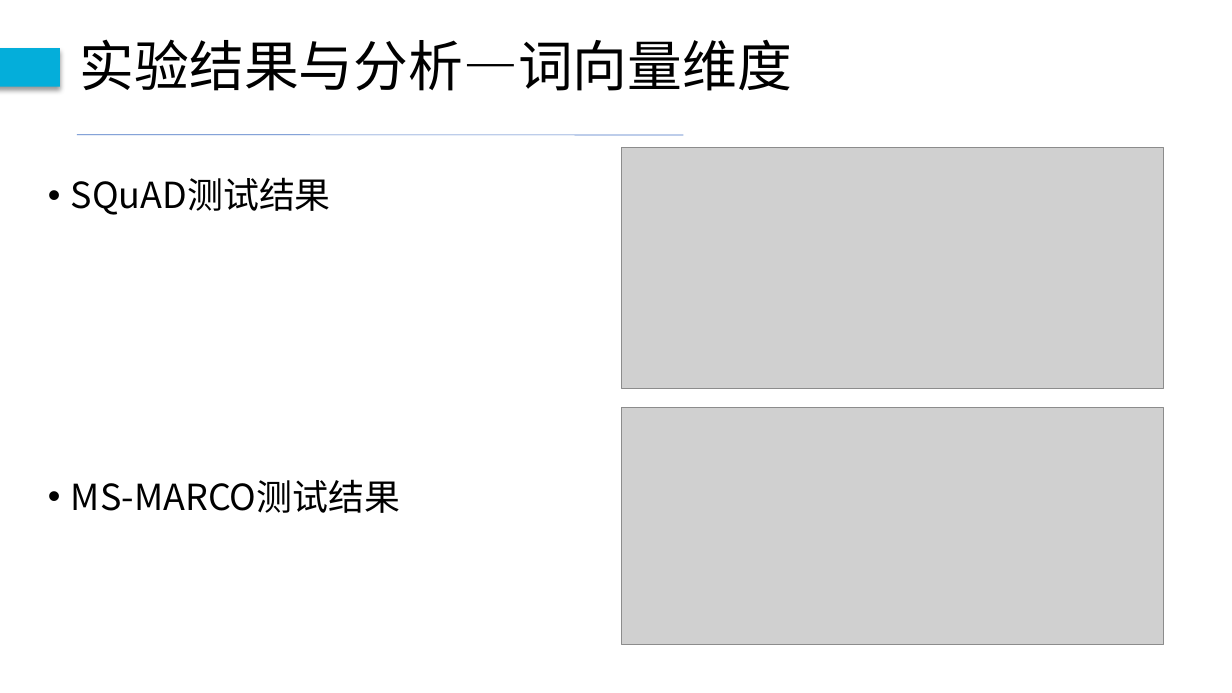
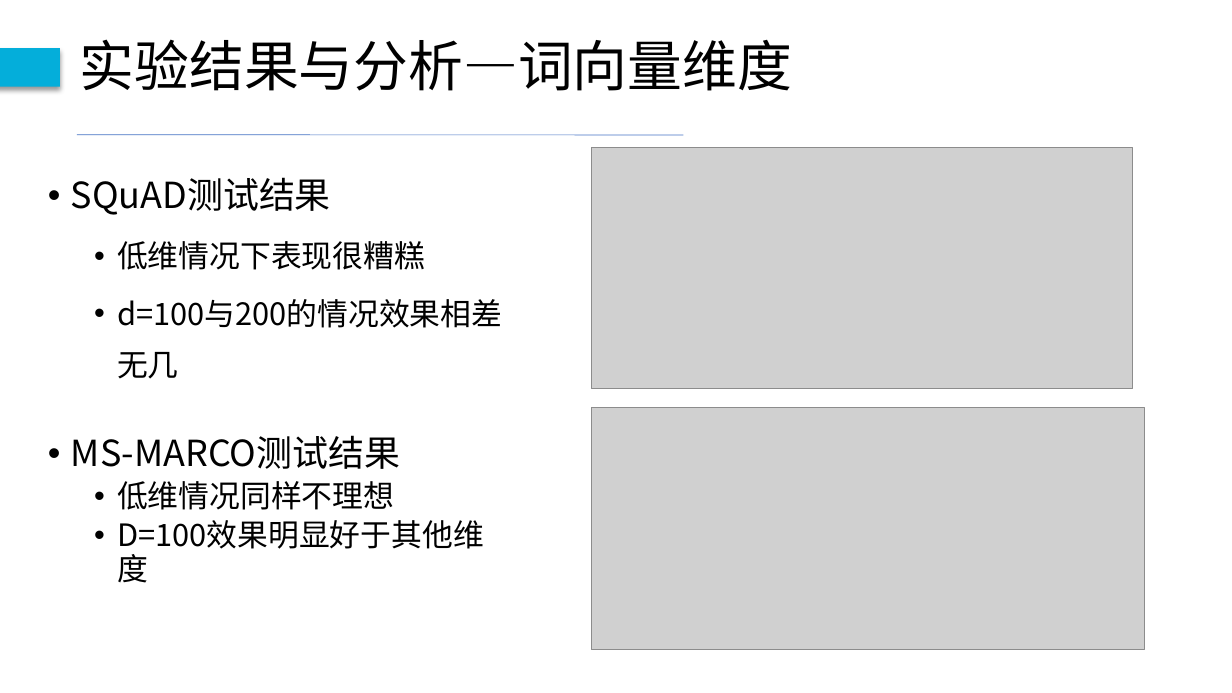
Before and after one commit to ZhouDavid/UnderGraduProject, a slide deck: slide 11 of 毕设论文/毕设终期答辩-周建宇.pptx (slide 9 before the commit). Drawn at 1232x693 pixels with LibreOffice and Linux fonts; fonts in the diff are those of the drawing; grey boxes stand for pictures. Boxes give left, top, right and bottom in pixels: in the first picture for what was removed or moved away, otherwise in the second. Text is boxed around its words. In the diff, an @@ line names an element or a change of style, - is before the commit and + after.

```diff
--- a/毕设论文/毕设终期答辩-周建宇.pptx
+++ b/毕设论文/毕设终期答辩-周建宇.pptx
@@ picture: place and size @@
-picture at (622, 148, 1164, 389)
+picture at (592, 148, 1133, 389)
@@ text at (117, 241, 502, 328): paragraphs added @@
+  • 低维情况下表现很糟糕
+  • d=100与200的情况效果相差无几
@@ picture: place and size @@
-picture at (622, 408, 1164, 645)
+picture at (592, 408, 1145, 650)
@@ text at (117, 481, 484, 555): paragraphs added @@
+  • 低维情况同样不理想
+  • D=100效果明显好于其他维度
```
Also in this commit, not shown: 12 other slides changed, 9 slides added, 4 other files.
